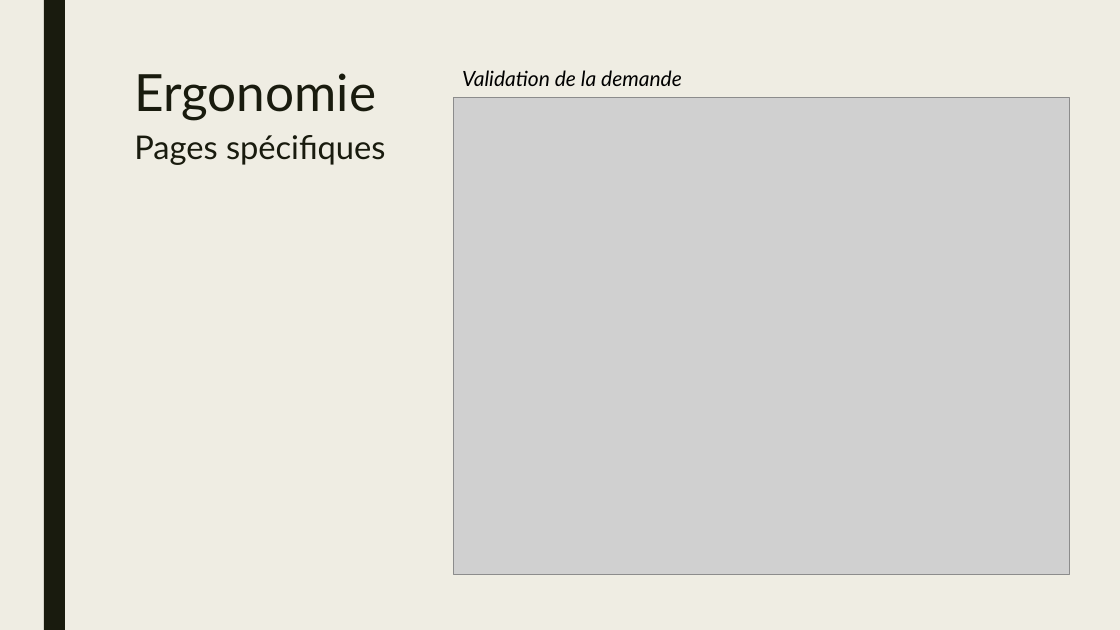
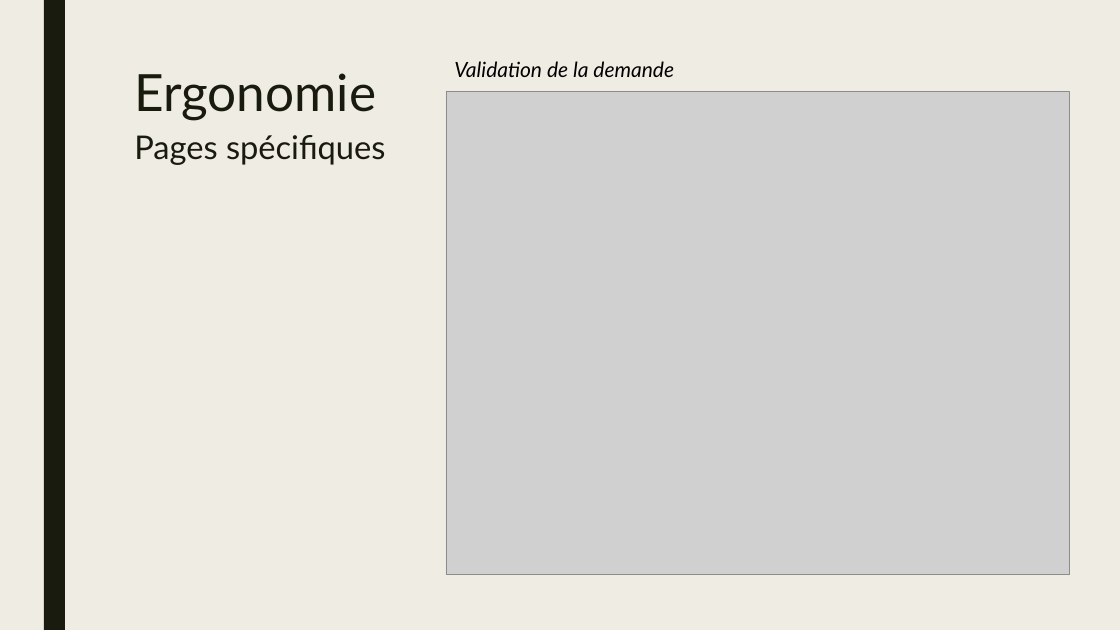
Before and after one commit to csorano/FlexiBox, a slide deck: slide 19 of Diaporama/Diaporama.pptx. Drawn at 1120x630 pixels with LibreOffice and Linux fonts; fonts in the diff are those of the drawing; grey boxes stand for pictures. Boxes give left, top, right and bottom in pixels: in the first picture for what was removed or moved away, otherwise in the second. Text is boxed around its words. In the diff, an @@ line names an element or a change of style, - is before the commit and + after.

```diff
--- a/Diaporama/Diaporama.pptx
+++ b/Diaporama/Diaporama.pptx
@@ text "Validation de la demande": place and size @@
-text "Validation de la demande" at [462,70,682,86]
+text "Validation de la demande" at [454,61,674,77]
@@ picture: place and size @@
-picture at [454,97,1069,576]
+picture at [446,91,1070,575]
```
Also in this commit, not shown: 4 other slides changed.
